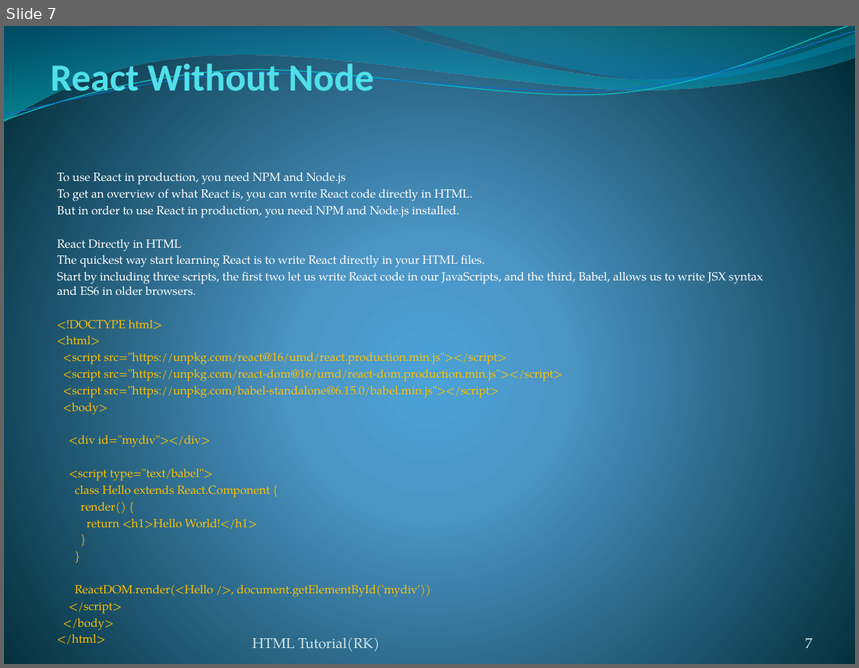
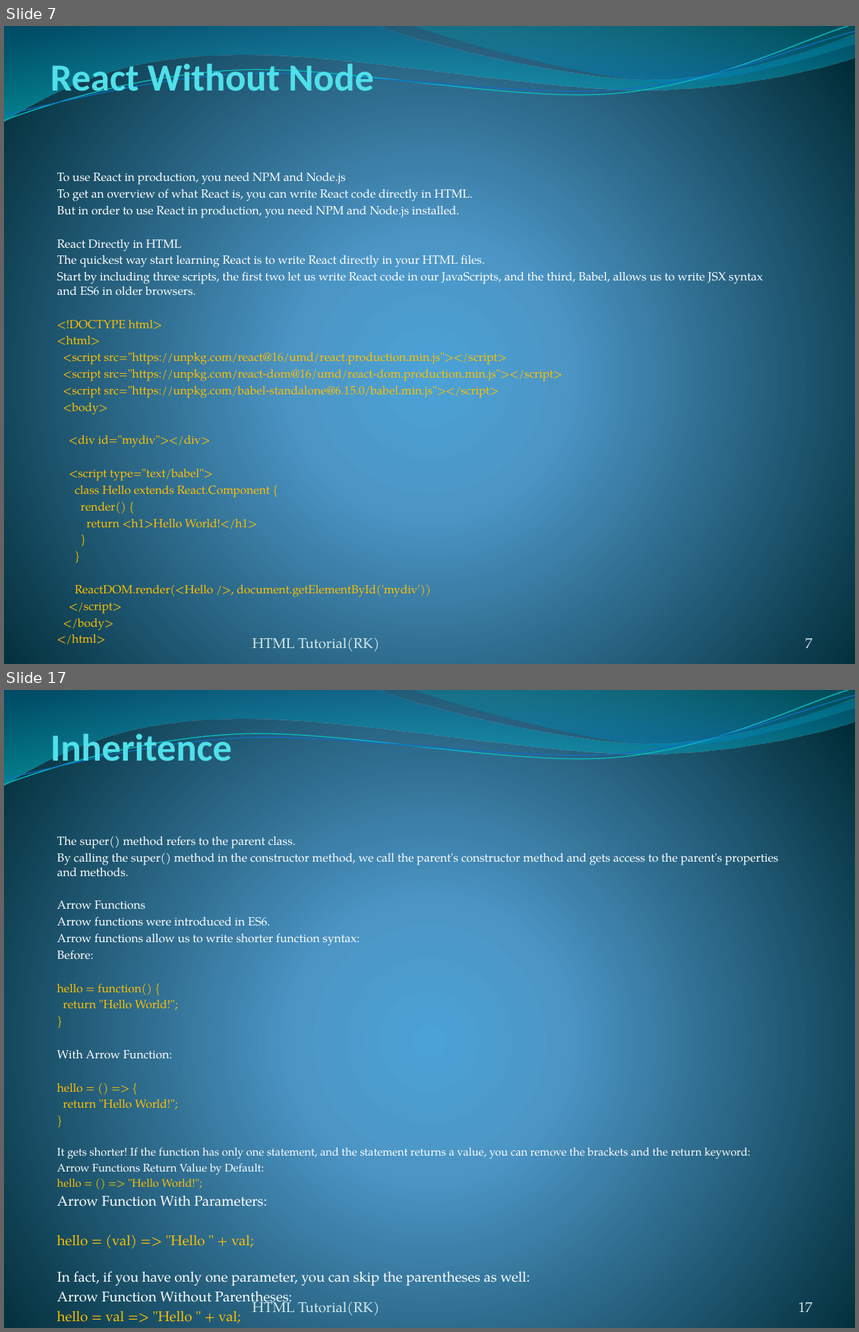
Before and after one commit to rakeshpriyad/tutorial-react-html-css-js-java, a slide deck: React.pptx. Shown one above the other, each under a label of ours: slide 7 before the commit, slides 7 and 17 after it; the slides between them are not shown. The pictures are 859x668 and 859x1332 pixels, drawn with LibreOffice and Linux fonts; fonts in the diff are those of the drawing. Boxes give left, top, right and bottom in pixels: in the first picture for what was removed or moved away, otherwise in the second. Text is boxed around its words. In the diff, an @@ line names an element or a change of style, - is before the commit and + after.

```diff
--- a/React.pptx
+++ b/React.pptx
@@ slide 17 added at [4,690,855,1328], background gradient #4AA0D6 to #4C98C7 to #002C38; not listed: 4 template elements that a slide beside it also shows @@
@@ title added at [50,733,232,769], 32.4 pt, text #51E0EA, bold @@
+Inheritence
@@ subtitle added at [57,836,778,1324], 10 pt, text #FFFFFF @@
+The super() method refers to the parent class.
+By calling the super() method in the constructor method, we call the parent's constructor method and gets access to the parent's properties and methods.
+Arrow Functions
+Arrow functions were introduced in ES6.
+Arrow functions allow us to write shorter function syntax:
+Before:
+hello = function() {
+return "Hello World!";
+}
+With Arrow Function:
+hello = () => {
+return "Hello World!";
+}
+It gets shorter! If the function has only one statement, and the statement returns a value, you can remove the brackets and the return keyword:
+Arrow Functions Return Value by Default:
+hello = () => "Hello World!";
+Arrow Function With Parameters:
+hello = (val) => "Hello " + val;
+In fact, if you have only one parameter, you can skip the parentheses as well:
+Arrow Function Without Parentheses:
+hello = val => "Hello " + val;
@@ text added at [253,1298,379,1315], 12 pt, text #D1EAEE @@
+HTML Tutorial(RK)
@@ page number added at [798,1303,813,1312], 12 pt, text #D1EAEE @@
+17
```
Also in this commit, not shown: 87 other slides added, 1 other file.
